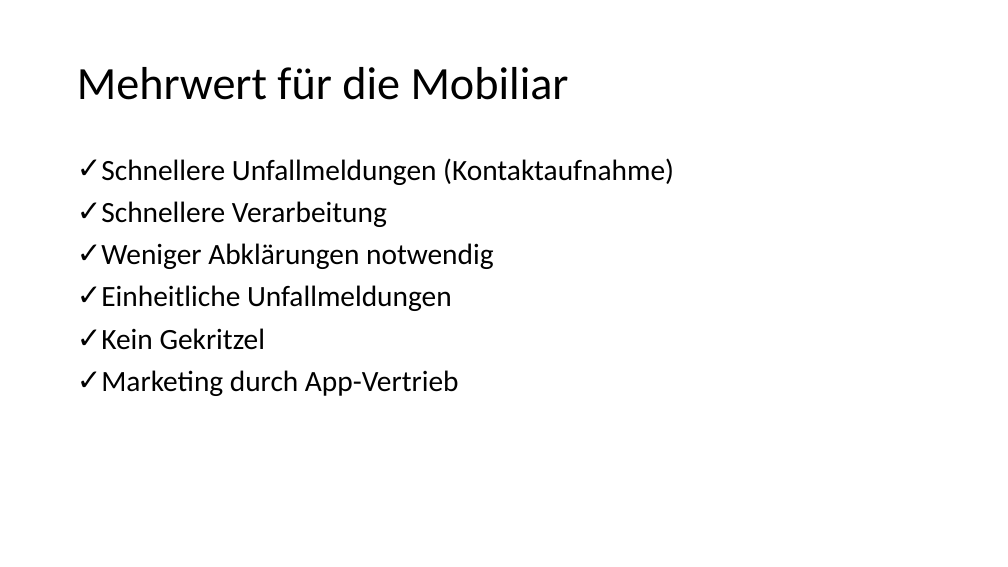
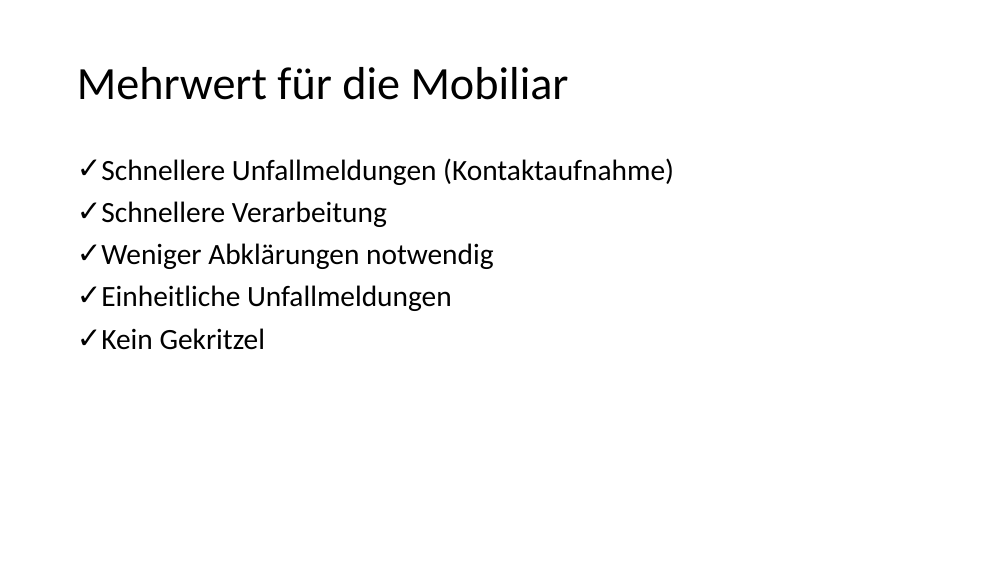
Before and after one commit to AdrianKrebs/EUP, a slide deck: slide 8 of Mobiles_Unfallprotokoll.pptx. Drawn at 1008x567 pixels with LibreOffice and Linux fonts; fonts in the diff are those of the drawing. Boxes give left, top, right and bottom in pixels: in the first picture for what was removed or moved away, otherwise in the second. Text is boxed around its words. In the diff, an @@ line names an element or a change of style, - is before the commit and + after.

```diff
--- a/Mobiles_Unfallprotokoll.pptx
+++ b/Mobiles_Unfallprotokoll.pptx
@@ text at bbox=[101, 370, 459, 396]: paragraph removed @@
-✓ Marketing durch App-Vertrieb
```
Also in this commit, not shown: 1 other slide changed, 1 slide added, 1 slide removed.
